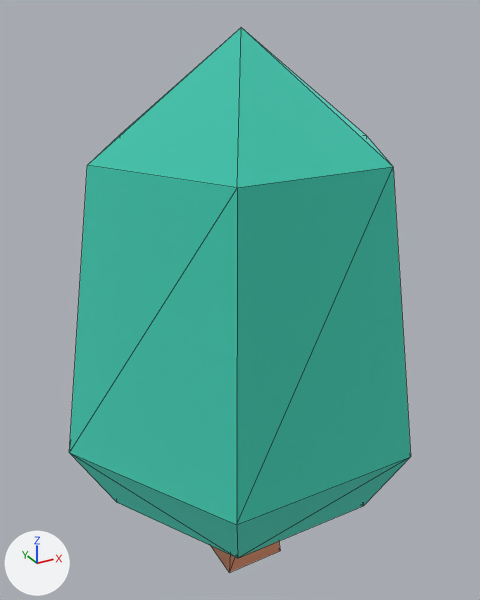
What one commit did to the glTF model games/pig-pens/baked/models/treeFat.glb.
The view is the same before and after, from a camera (50 mm lens) standing at (-0.599, -1.084, 1.131) and looking at (0.009, 0.021, 0.578). Every picture has the same lights, and +X, +Y and +Z are marked at lower left. The first picture is the older version. Mesh edges are drawn as thin lines. Vertices at exactly the same position are counted once.

Names of what the first picture shows: 'tree_fat'.
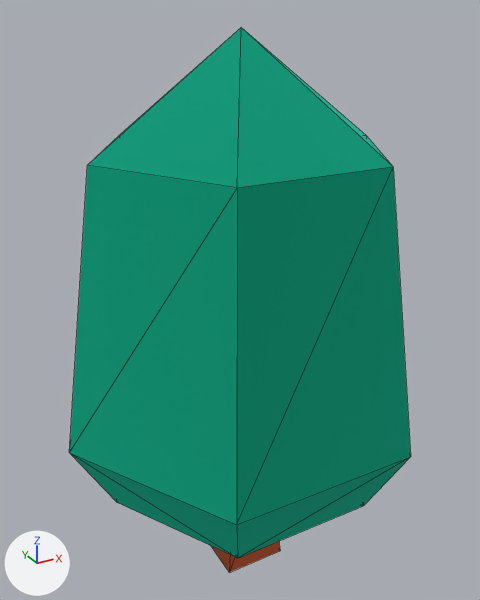
Changed parts and their boxes (x1, y1, x2, y2) in the pictures (480 x 600 px):
'tree_fat', recoloured (darker): (69, 27, 411, 572) in both
part 1 of me_mesh_tree_fat, recoloured (darker): (211, 541, 280, 572) in both

Edits to the bpy script that builds the scene:
```text
Change mat_leaf:
    where n0 = _N.new('ShaderNodeBsdfPrincipled'); n0.name = 'Principled BSDF'
    remove n0.inputs[0].default_value = (0.161, 0.788, 0.671, 1.0)  # 'Base Color', cyan #70e6d6
    add n2 = _N.new('ShaderNodeVertexColor'); n2.name = 'Color Attribute'
    add _L.new(n2.outputs[0], n0.inputs[0])  # 'Color' to 'Base Color'
Add mat_wood:
    mat_wood = bpy.data.materials.new('wood')
    mat_wood.use_nodes = True; mat_wood.node_tree.nodes.clear()
    _N = mat_wood.node_tree.nodes; _L = mat_wood.node_tree.links
    n0 = _N.new('ShaderNodeBsdfPrincipled'); n0.name = 'Principled BSDF'
    n0.inputs[1].default_value = 1.0  # 'Metallic'
    n0.inputs[2].default_value = 1.0  # 'Roughness'
    n1 = _N.new('ShaderNodeOutputMaterial'); n1.name = 'Material Output'
    n2 = _N.new('ShaderNodeVertexColor'); n2.name = 'Color Attribute'
    _L.new(n0.outputs[0], n1.inputs[0])  # 'BSDF' to 'Surface'
    _L.new(n2.outputs[0], n0.inputs[0])  # 'Color' to 'Base Color'
Change me_mesh_tree_fat:
    where me_mesh_tree_fat.from_pydata(...)  # 27 vertices, 50 faces; spans x -0.378..0.378, y -0.327..0.327, z 0.0..1.15
    used by ob_tree_fat; location = (0.0, 0.0, -0.05)
    me_mesh_tree_fat part 1: all 10 faces that had it switch from mat_bark (beige #f2be9e) to mat_wood
    me_mesh_tree_fat part 2: vertex colours changed
```
